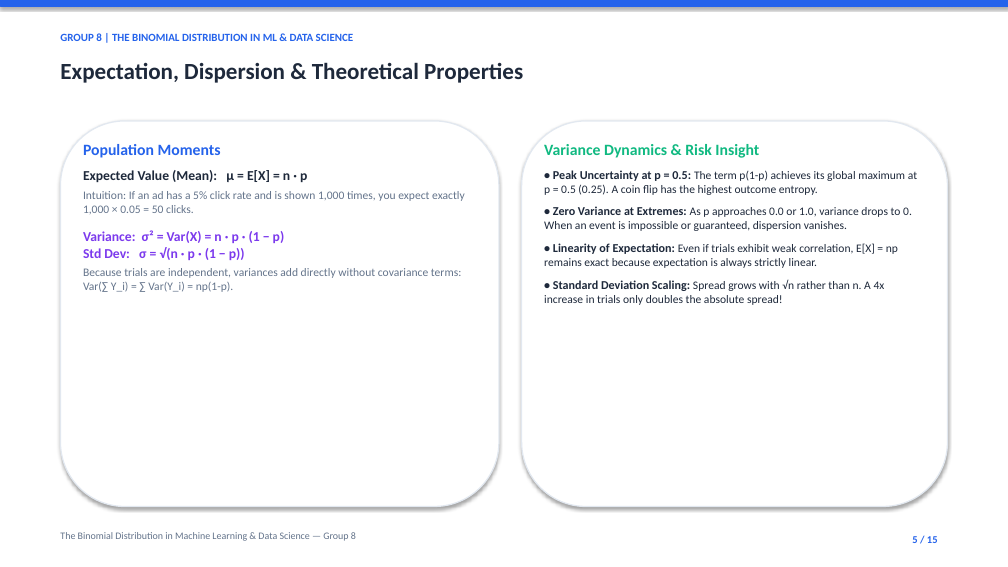
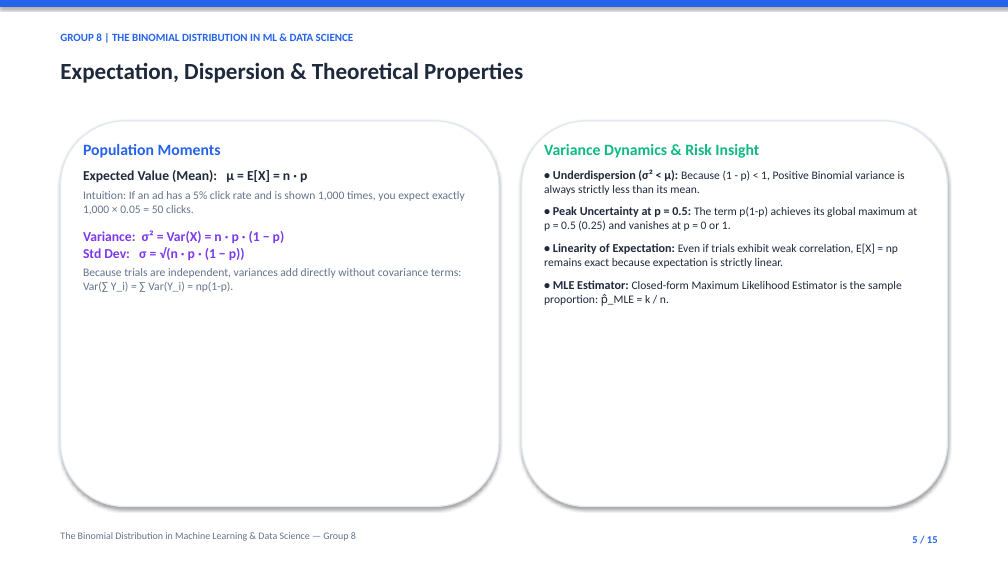
Before and after one commit to TariqYouhana/stat-probability-distributions-ml, a slide deck: slide 5 of slides.pptx. Drawn at 1008x567 pixels with LibreOffice and Linux fonts; fonts in the diff are those of the drawing. Boxes give left, top, right and bottom in pixels: in the first picture for what was removed or moved away, otherwise in the second. Text is boxed around its words. In the diff, an @@ line names an element or a change of style, - is before the commit and + after.

Commit message:
Add Negative Binomial distribution alongside Positive Binomial

```diff
--- a/slides.pptx
+++ b/slides.pptx
@@ text at box(544, 169, 917, 306): text changed @@
-• Peak Uncertainty at p = 0.5: The term p(1-p) achieves its global maximum at p = 0.5 (0.25). A coin flip has the highest outcome entropy.
-• Zero Variance at Extremes: As p approaches 0.0 or 1.0, variance drops to 0. When an event is impossible or guaranteed, dispersion vanishes.
-• Linearity of Expectation: Even if trials exhibit weak correlation, E[X] = np remains exact because expectation is always strictly linear.
-• Standard Deviation Scaling: Spread grows with √n rather than n. A 4x increase in trials only doubles the absolute spread!
+• Underdispersion (σ² < μ): Because (1 - p) < 1, Positive Binomial variance is always strictly less than its mean.
+• Peak Uncertainty at p = 0.5: The term p(1-p) achieves its global maximum at p = 0.5 (0.25) and vanishes at p = 0 or 1.
+• Linearity of Expectation: Even if trials exhibit weak correlation, E[X] = np remains exact because expectation is strictly linear.
+• MLE Estimator: Closed-form Maximum Likelihood Estimator is the sample proportion: p̂_MLE = k / n.
```
Also in this commit, not shown: 4 other slides changed, 4 slides added, 4 slides removed, 17 other files.
